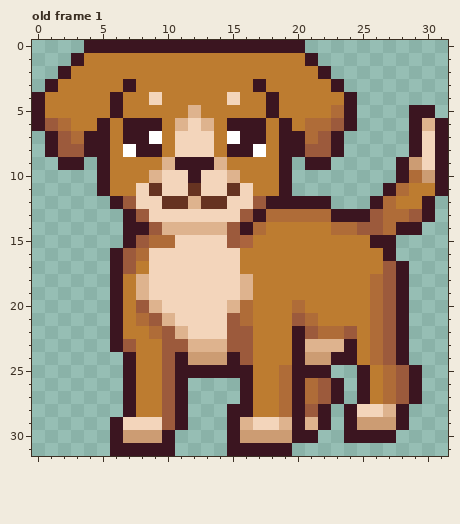
Pixel-art file: aseprite_files/doggy.aseprite. The first picture shows the starting point.
32x32 pixels, 1 frame. Shown: old frame 1. The commit also changed other frames, which this record leaves out.
After:
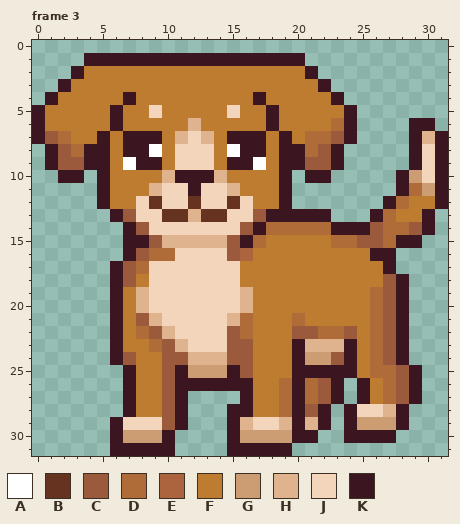
Palette (. is transparent): A #ffffff  B #663321  C #9c5a3c  D #af6c38  E #ab643e  F #bd7c30  G #cc9c73  H #deb38e  J #f3d5bb  K #3b1520
A new or re-ordered frame is compared with the old frame closest to it.
Edits made:
frames 1 -> 6
Changed rows in their new state; - is an unchanged pixel.
Frame 3 is new; against old frame 1:
first column x 0:
 0 ----.................-----------
 1 ---.KKKKKKKKKKKKKKKKK.----------
 2 --.K-----------------K.---------
 3 -.K----F---------F----K.--------
 4 .K----FK-F-----F-KF----K.-------
 5 ---------J--F--J-------F-----..-
 6 -FF--FKFFF-FHF-FFFKF-FFD------K.
 7 KCDFF----K-H-H-K----F-DCK-----H-
 8 ---D---K-A-----A-K---D----------
 9 -KCCK--AKKFJJJFKKA--KCCK----.K--
10 --KK-----FHK-KHF-----KK------GJ-
11 --------FH--K--HF----------.KDG-
12 -----KFF-BJJBJJB-FF-...---.KD-FK
13 ------KCJ-BBHBB-JCKKKKK...K-FF--
14 --------CJJJJJJJCKDDDDDKKK--DCK-
15 --------KCHHHHH-KD-----DDCCDKK--
16 ------.KCDD----CE---------K-----
17 --------D------------------K.---
18 -------CF-------F---------F-----
20 --------HJ-----JH---F-----------
21 --------CHJ----H----DF----------
22 --------DCHJ----D---C-----------
23 -------F-D-HJJJ-----------------
24 ------KC---CHHHC-------C--------
25 ------------GGG-C--F---KKFD-----
26 ------------KKKK----------------
Boxes around the changes in both pictures, in picture pixels (x1, y1, x2, y2):
changed: (32, 40, 448, 391)
